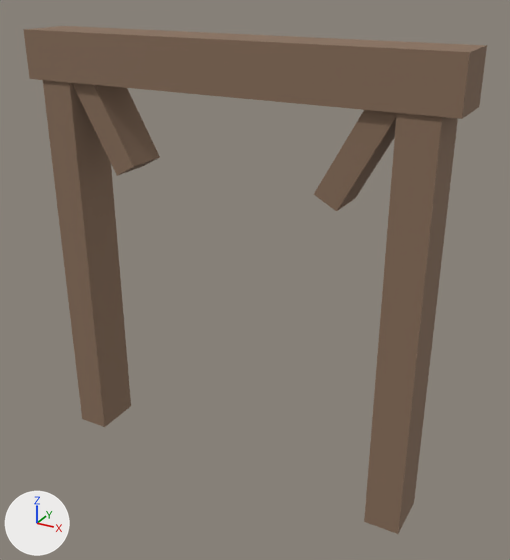
What one commit did to the glTF model public/game/models/timber-arch.glb.
Camera for both pictures: a 50 mm lens placed at (2.29, -3.83, 3.45), pointed at (0.15, 0.06, 1.5). Lighting does not change. The marker at lower left points along +X, +Y and +Z. The first picture is the older version. Where no turn or scale is listed for an object, it has been applied to the vertices.

In view in the first picture: 'Brace', 'Brace.001', 'Cross beam', 'Support post', 'Support post.001'.
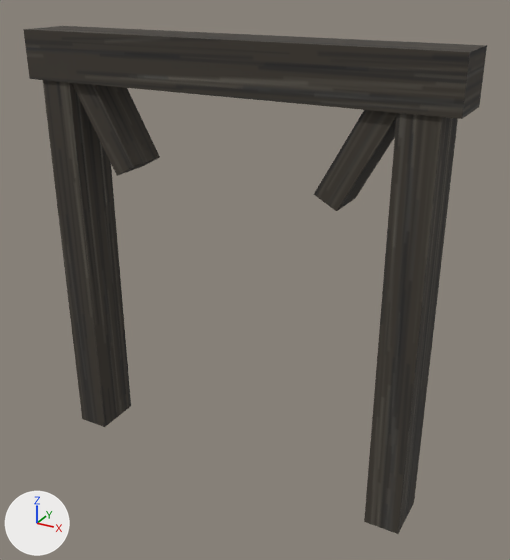
Patch to the scene script:
```diff
--- a/public/game/models/timber-arch.glb.py
+++ b/public/game/models/timber-arch.glb.py
@@ img_timber @@
+img_timber = load_image('timber', '_unpacked/timber', 512, 512, 'sRGB')
@@ mat_timber @@
 mat_timber = principled_material('Timber')
-mat_timber.base_color = (0.25, 0.16, 0.105)  # brown #896f5b
+mat_timber.texture = img_timber
 mat_timber.roughness = 0.95
```

Boxes [x1, y1, x2, y2] around the edits, measured in the pictures (510 x 560 px):
'Cross beam', surface changed (brown to black)
    both: [23, 26, 487, 119]
'Support post.001', surface changed (brown to black)
    both: [364, 113, 458, 534]
'Support post', surface changed (brown to black)
    both: [43, 80, 131, 427]
'Brace', surface changed (brown to black)
    both: [72, 83, 160, 176]
'Brace.001', surface changed (brown to black)
    both: [314, 110, 397, 211]
